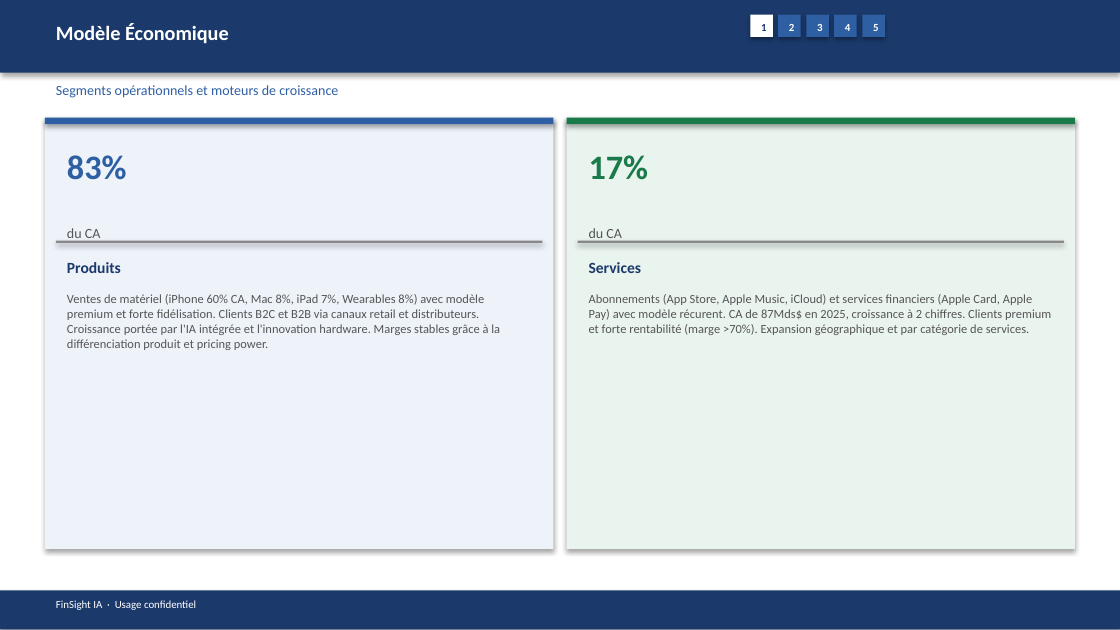
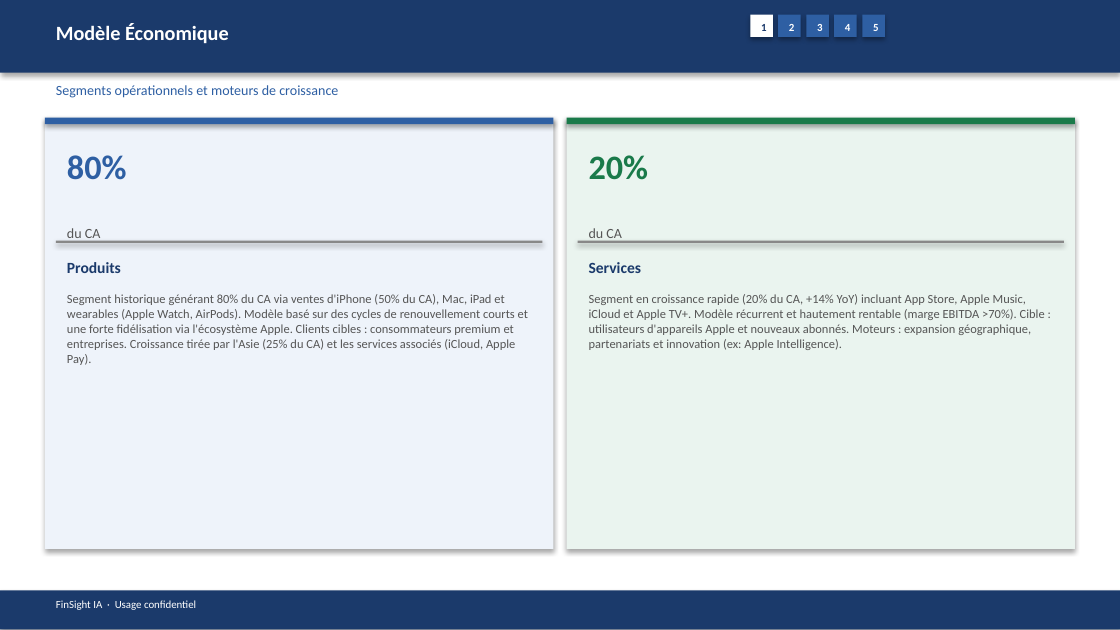
Before and after one commit to baptistejeh07-art/finsight-ia, a slide deck: slide 6 of preview/AAPL/AAPL_pitchbook.pptx. Drawn at 1120x630 pixels with LibreOffice and Linux fonts; fonts in the diff are those of the drawing. Boxes give left, top, right and bottom in pixels: in the first picture for what was removed or moved away, otherwise in the second. Text is boxed around its words. In the diff, an @@ line names an element or a change of style, - is before the commit and + after.

```diff
--- a/preview/AAPL/AAPL_pitchbook.pptx
+++ b/preview/AAPL/AAPL_pitchbook.pptx
@@ text at box(67, 155, 127, 180): text changed @@
-83%
+80%
@@ text at box(589, 155, 649, 180): text changed @@
-17%
+20%
@@ text at box(67, 294, 528, 365): text changed @@
-Ventes de matériel (iPhone 60% CA, Mac 8%, iPad 7%, Wearables 8%) avec modèle premium et forte fidélisation. Clients B2C et B2B via canaux retail et distributeurs. Croissance portée par l'IA intégrée et l'innovation hardware. Marges stables grâce à la différenciation produit et pricing power.
+Segment historique générant 80% du CA via ventes d'iPhone (50% du CA), Mac, iPad et wearables (Apple Watch, AirPods). Modèle basé sur des cycles de renouvellement courts et une forte fidélisation via l'écosystème Apple. Clients cibles : consommateurs premium et entreprises. Croissance tirée par l'Asie (25% du CA) et les services associés (iCloud, Apple Pay).
@@ text at box(589, 294, 1045, 350): text changed @@
-Abonnements (App Store, Apple Music, iCloud) et services financiers (Apple Card, Apple Pay) avec modèle récurent. CA de 87Mds$ en 2025, croissance à 2 chiffres. Clients premium et forte rentabilité (marge >70%). Expansion géographique et par catégorie de services.
+Segment en croissance rapide (20% du CA, +14% YoY) incluant App Store, Apple Music, iCloud et Apple TV+. Modèle récurrent et hautement rentable (marge EBITDA >70%). Cible : utilisateurs d'appareils Apple et nouveaux abonnés. Moteurs : expansion géographique, partenariats et innovation (ex: Apple Intelligence).
```
Also in this commit, not shown: 13 other slides changed, 4 other files.
